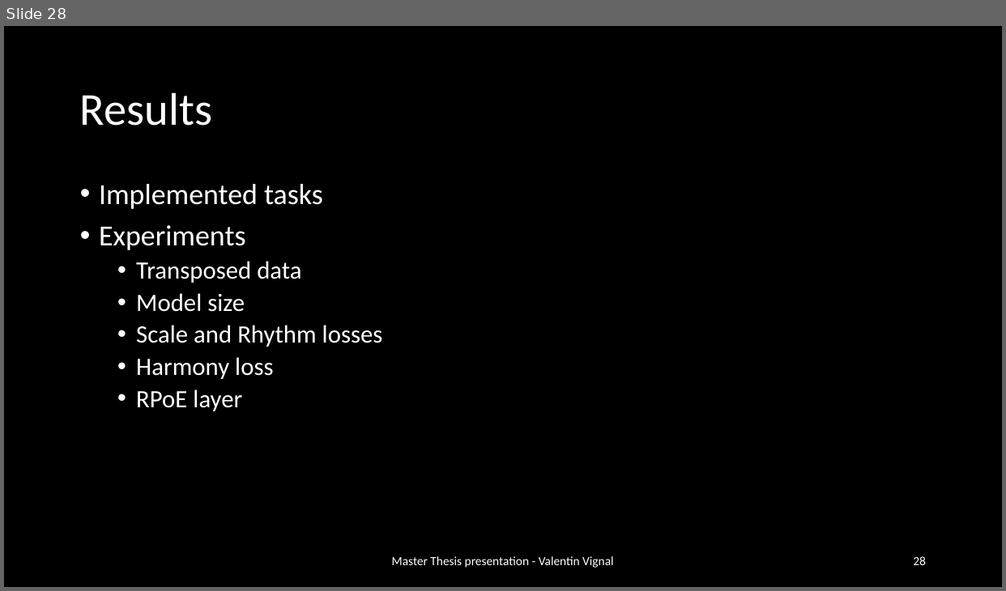
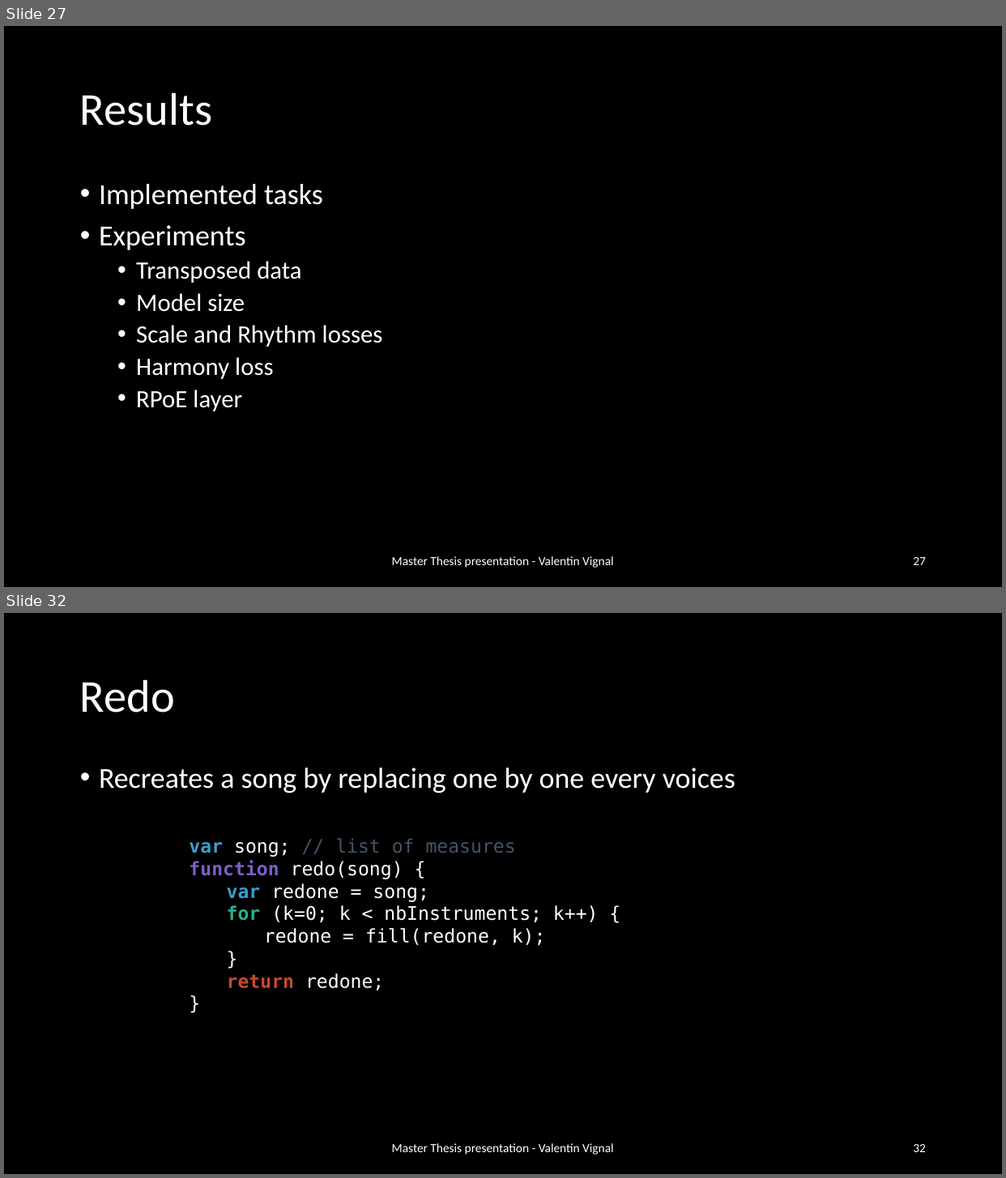
Before and after one commit to ValentinVignal/Dissertation-Report, a slide deck: Presentation/Presentation.pptx. Shown one above the other, each under a label of ours: slide 28 before the commit, slides 27 and 32 after it; the slides between them are not shown. The pictures are 1006x591 and 1006x1178 pixels, drawn with LibreOffice and Linux fonts; fonts in the diff are those of the drawing. Boxes give left, top, right and bottom in pixels: in the first picture for what was removed or moved away, otherwise in the second. Text is boxed around its words. In the diff, an @@ line names an element or a change of style, - is before the commit and + after.

```diff
--- a/Presentation/Presentation.pptx
+++ b/Presentation/Presentation.pptx
@@ slide 32 added at [4,613,1002,1174], background #000000 @@
@@ title added at [80,679,175,713], 44 pt, text #FFFFFF @@
+Redo
@@ text added at [99,768,735,793], 28 pt, text #FFFFFF @@
+• Recreates a song by replacing one by one every voices
@@ text added at [189,838,599,991], 18 pt, text #FFFFFF @@
+var song; // list of measures
+function redo(song) {
+var redone = song;
+for (k=0; k < nbInstruments; k++) {
+redone = fill(redone, k);
+}
+return redone;
+}
@@ text added at [392,1144,613,1155], 12 pt, text #FFFFFF @@
+Master Thesis presentation - Valentin Vignal
@@ page number added at [913,1144,926,1152], 12 pt, text #FFFFFF @@
+32
@@ what was slide 28 is now slide 27 @@
@@ page number at [913,557,926,565]: text changed @@
-28
+27
```
Also in this commit, not shown: 13 slides changed, 18 other slides added, 45 other files.
